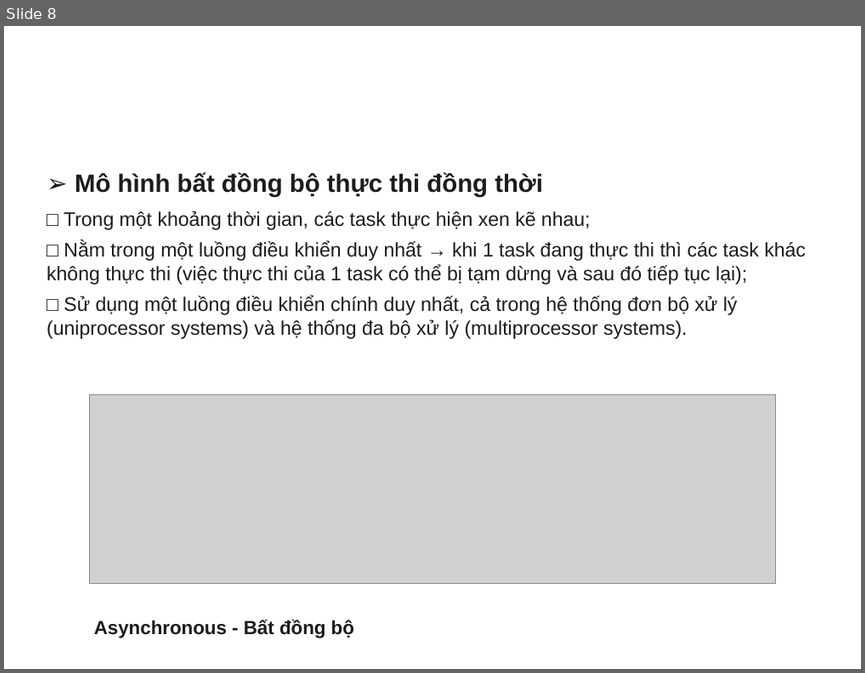
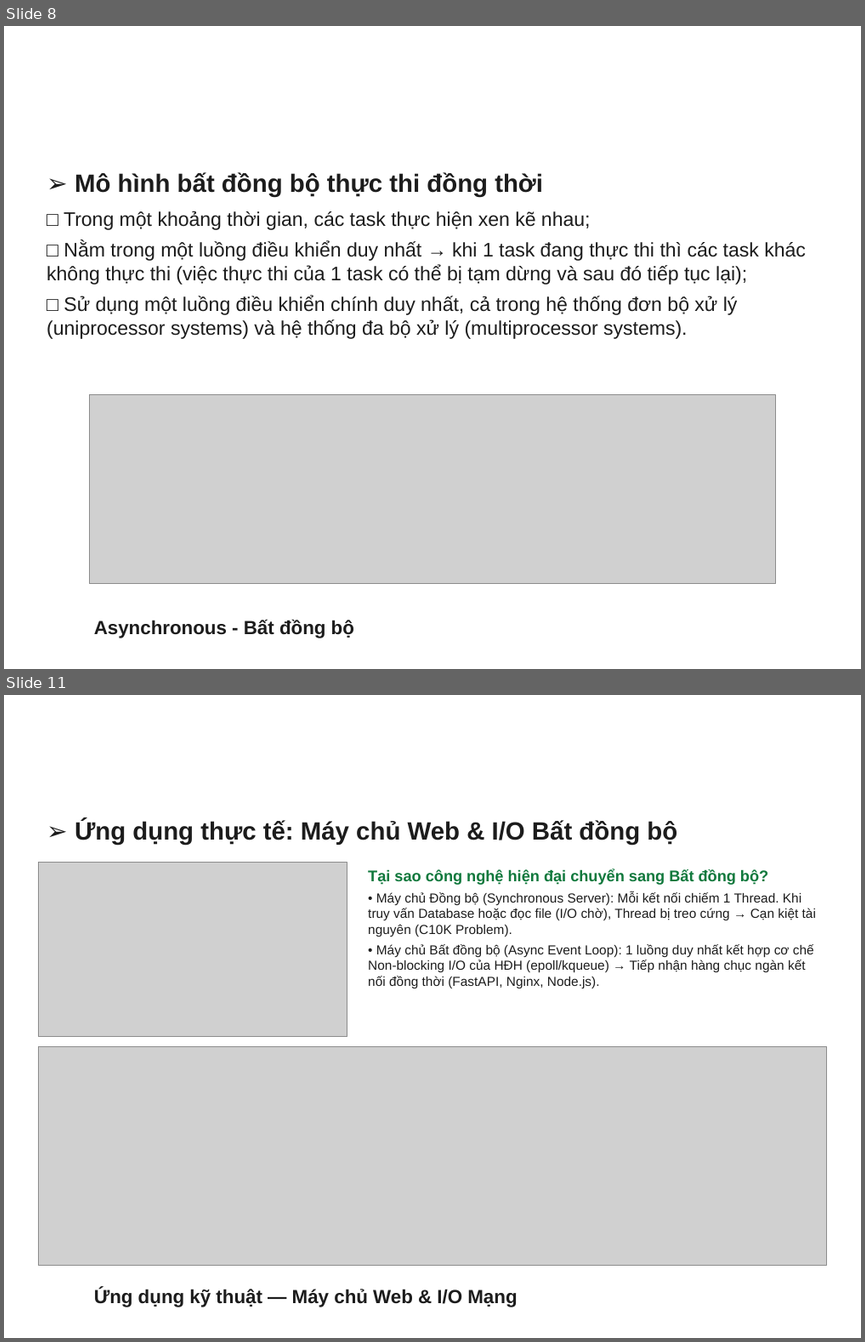
Before and after one commit to kimtinh18012005-alt/Parallel-and-Distributed-Computing, a slide deck: docs/slides/TV1_BaiGiang_ChuanGoc_C4_Chuan_Moi.pptx. Shown one above the other, each under a label of ours: slide 8 before the commit, slides 8 and 11 after it; the slides between them are not shown. The pictures are 865x673 and 865x1342 pixels, drawn with LibreOffice and Linux fonts; fonts in the diff are those of the drawing; grey boxes stand for pictures; background and template pictures are left out. Boxes give left, top, right and bottom in pixels: in the first picture for what was removed or moved away, otherwise in the second. Text is boxed around its words. In the diff, an @@ line names an element or a change of style, - is before the commit and + after.

```diff
--- a/docs/slides/TV1_BaiGiang_ChuanGoc_C4_Chuan_Moi.pptx
+++ b/docs/slides/TV1_BaiGiang_ChuanGoc_C4_Chuan_Moi.pptx
@@ slide 11 added at bbox=[4, 695, 861, 1338], background picture (left out) @@
@@ text added at bbox=[75, 820, 677, 845], 21 pt, text #1C1C1C, bold @@
+➢ Ứng dụng thực tế: Máy chủ Web & I/O Bất đồng bộ
@@ picture added at bbox=[38, 862, 347, 1036] @@
@@ text added at bbox=[368, 869, 816, 989], 11 pt, text #1C1C1C @@
+Tại sao công nghệ hiện đại chuyển sang Bất đồng bộ?
+• Máy chủ Đồng bộ (Synchronous Server): Mỗi kết nối chiếm 1 Thread. Khi truy vấn Database hoặc đọc file (I/O chờ), Thread bị treo cứng → Cạn kiệt tài nguyên (C10K Problem).
+• Máy chủ Bất đồng bộ (Async Event Loop): 1 luồng duy nhất kết hợp cơ chế Non-blocking I/O của HĐH (epoll/kqueue) → Tiếp nhận hàng chục ngàn kết nối đồng thời (FastAPI, Nginx, Node.js).
@@ picture added at bbox=[38, 1046, 827, 1265] @@
@@ text added at bbox=[19, 1277, 65, 1323], 18 pt, text #FFFFFF, bold @@
+11
@@ text added at bbox=[94, 1288, 517, 1307], 16 pt, text #1C1C1C, bold @@
+Ứng dụng kỹ thuật — Máy chủ Web & I/O Mạng
```
Also in this commit, not shown: 3 slides changed, 1 other slide added, 1 other file.
